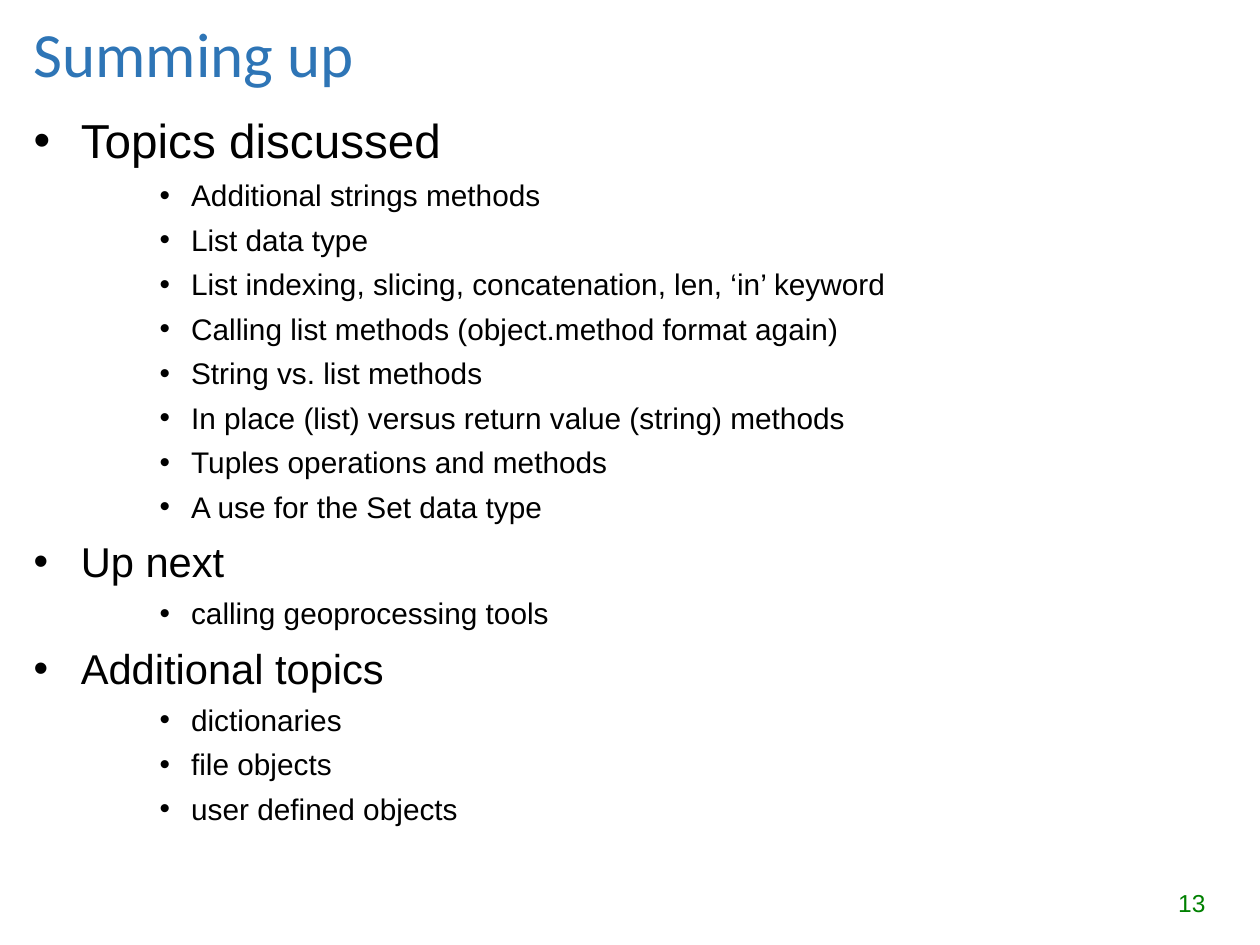
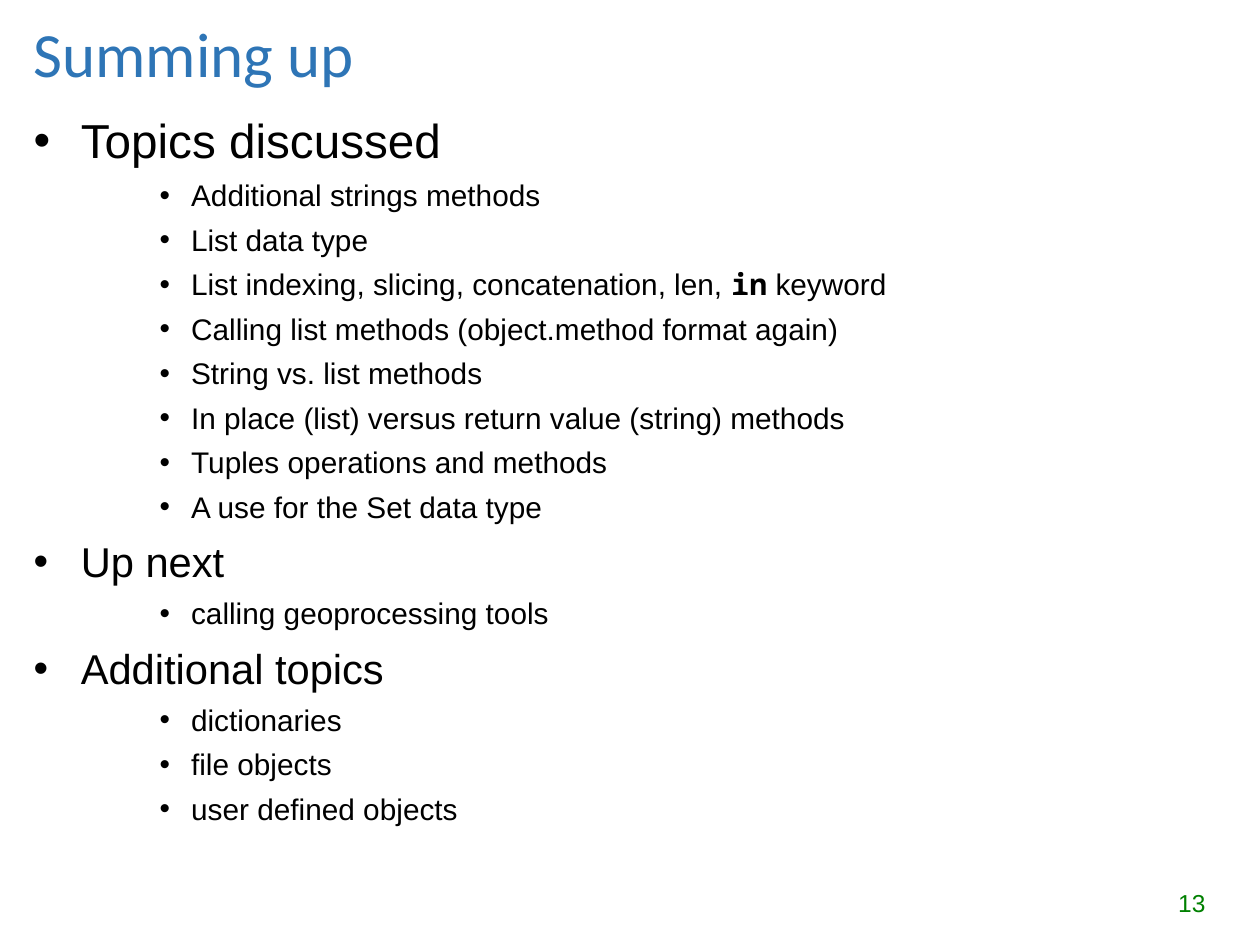
Before and after one commit to lgtateos/gis540, a slide deck: slide 13 of slides/lists_and_tuples.ppt. Drawn at 1260x945 pixels with LibreOffice and Linux fonts; fonts in the diff are those of the drawing. Boxes give left, top, right and bottom in pixels: in the first picture for what was removed or moved away, otherwise in the second. Text is boxed around its words. In the diff, an @@ line names an element or a change of style, - is before the commit and + after.

```diff
--- a/slides/lists_and_tuples.ppt
+++ b/slides/lists_and_tuples.ppt
@@ text at (191, 272, 887, 301): text changed @@
-    • List indexing, slicing, concatenation, len, ‘in’ keyword
+    • List indexing, slicing, concatenation, len, in keyword
```
Also in this commit, not shown: 10 other slides changed.
